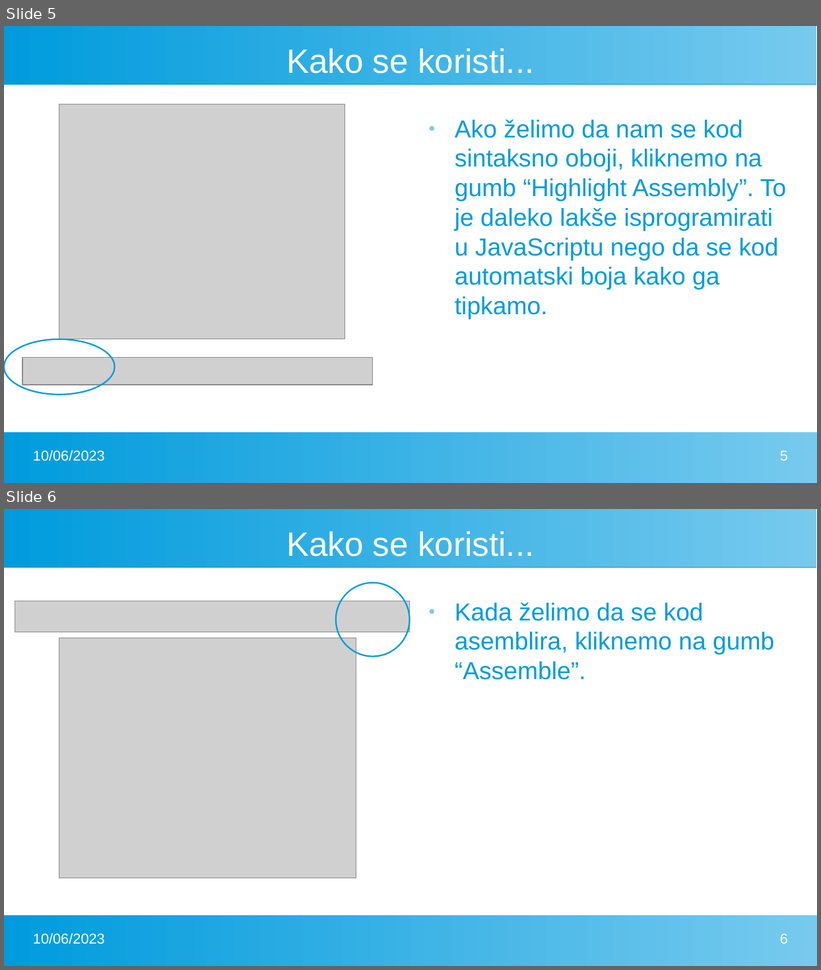
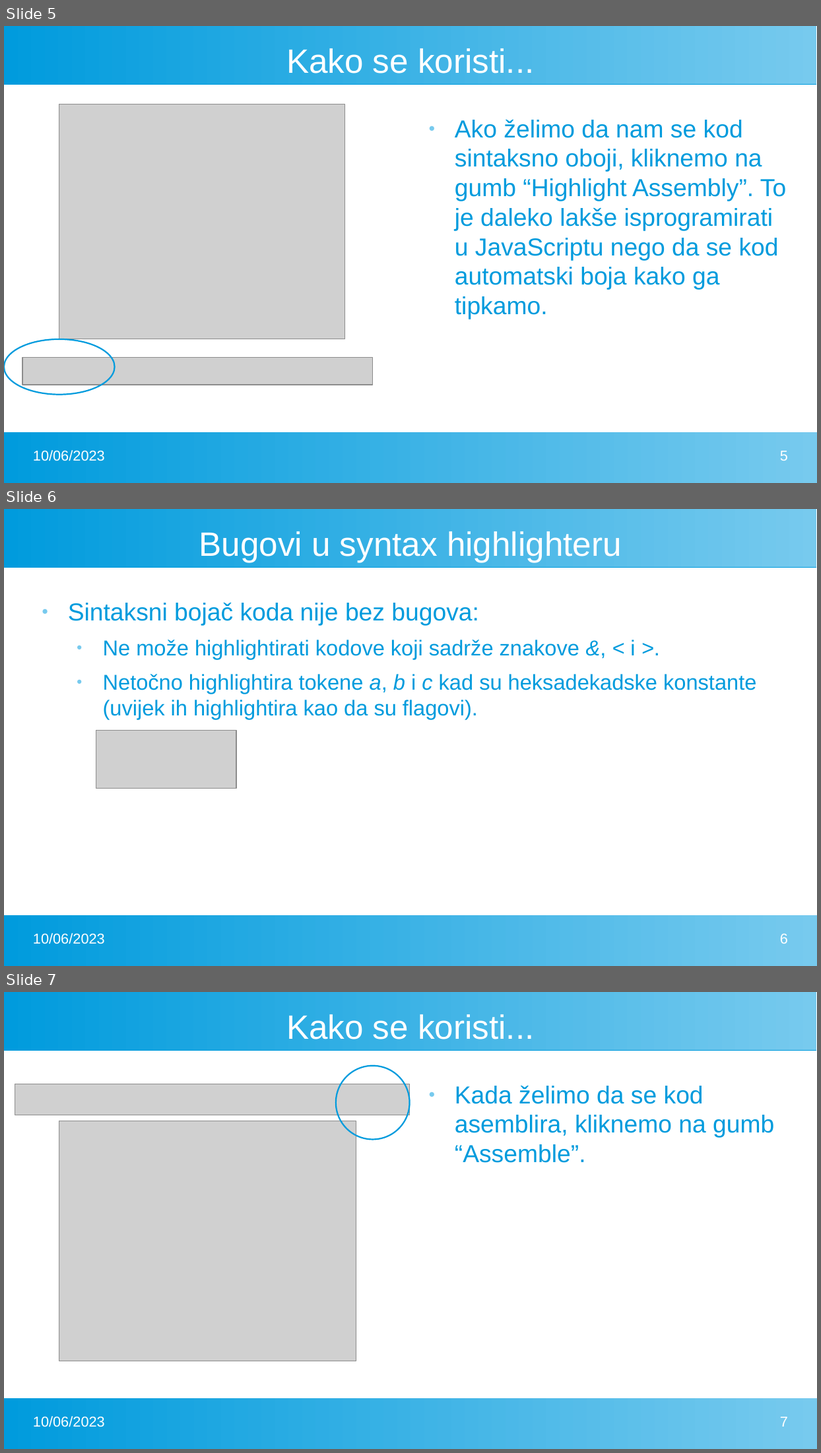
Before and after one commit to FlatAssembler/PicoBlaze_Simulator_in_JS, a slide deck: seminar/PicoBlaze.pptx. Shown one above the other, each under a label of ours: slides 5 and 6 before the commit, slides 5, 6 and 7 after it. The pictures are 821x970 and 821x1453 pixels, drawn with LibreOffice and Linux fonts; fonts in the diff are those of the drawing; grey boxes stand for pictures. Boxes give left, top, right and bottom in pixels: in the first picture for what was removed or moved away, otherwise in the second. Text is boxed around its words. In the diff, an @@ line names an element or a change of style, - is before the commit and + after.

```diff
--- a/seminar/PicoBlaze.pptx
+++ b/seminar/PicoBlaze.pptx
@@ slide 6 added at (4, 509, 817, 966), background #FFFFFF; not listed: 2 template elements that a slide beside it also shows @@
@@ title added at (199, 531, 622, 562), 33 pt, text #FFFFFF @@
+Bugovi u syntax highlighteru
@@ text added at (68, 603, 756, 720), 21 pt, text #009BDD @@
+● Sintaksni bojač koda nije bez bugova:
+  ● Ne može highlightirati kodove koji sadrže znakove &, < i >.
+  ● Netočno highlightira tokene a, b i c kad su heksadekadske konstante (uvijek ih highlightira kao da su flagovi).
@@ picture added at (96, 730, 236, 789) @@
@@ text added at (33, 933, 105, 945), 14 pt, text #FFFFFF @@
+10/06/2023
@@ page number added at (780, 934, 788, 944), 14 pt, text #FFFFFF @@
+6
@@ what was slide 6 is now slide 7 @@
@@ page number at (780, 1417, 788, 1427): text changed @@
-6
+7
```
Also in this commit, not shown: 5 slides changed, 1 other slide added, 1 other file.
